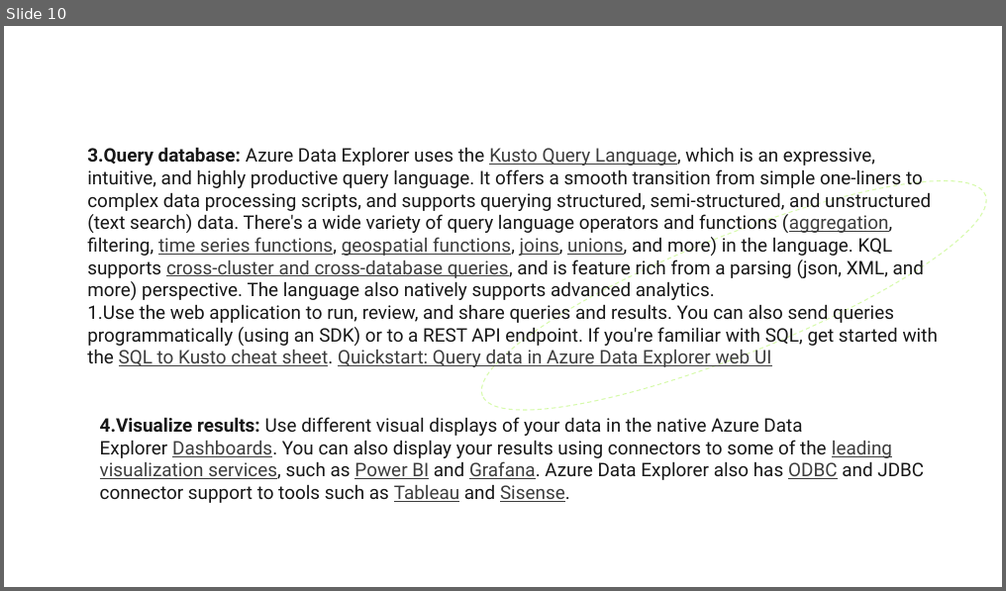
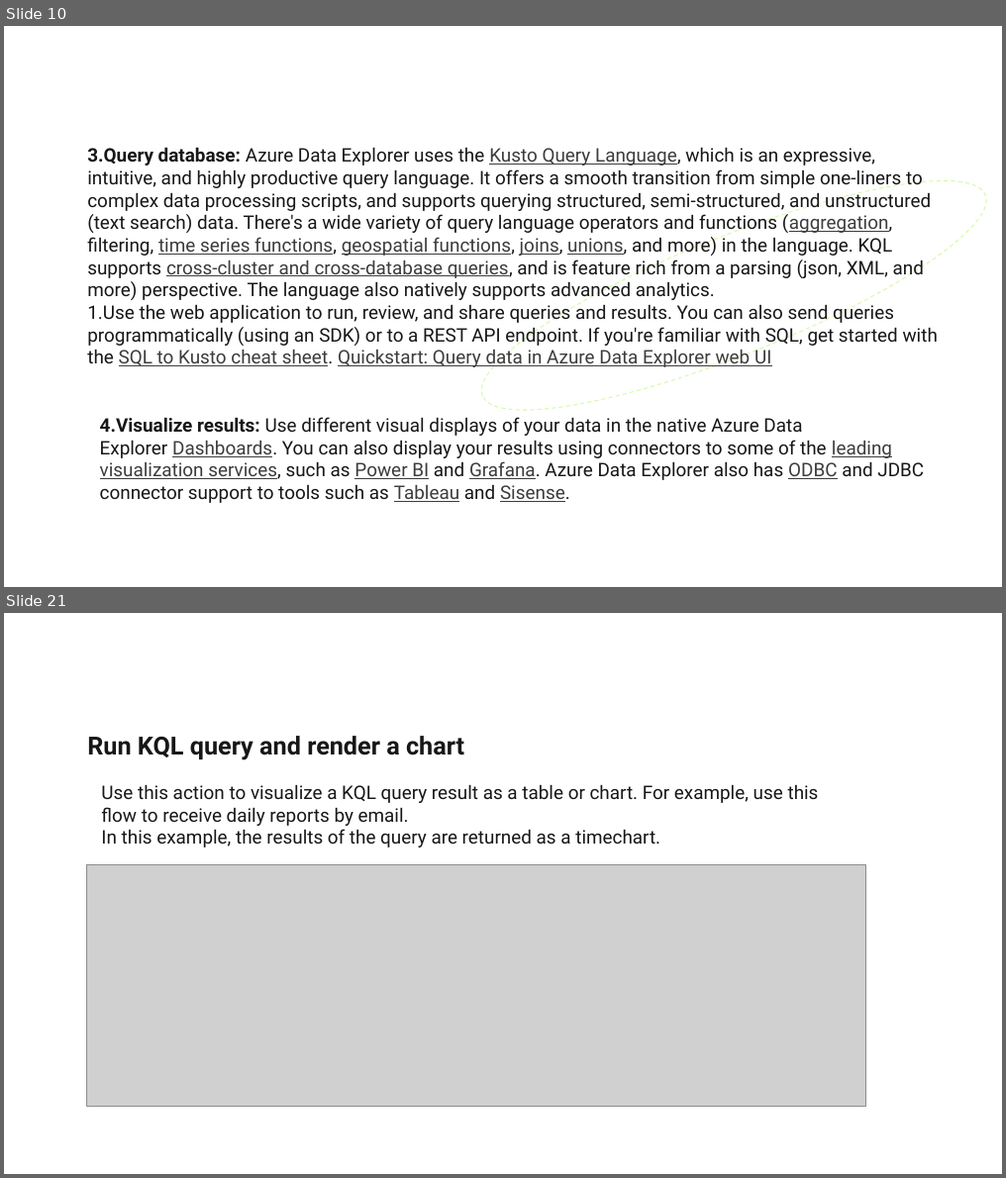
Before and after one commit to Deloitte-Azure-Accelerators/DataExplorer, a slide deck: Azure Data Explorer.pptx. Shown one above the other, each under a label of ours: slide 10 before the commit, slides 10 and 21 after it; the slides between them are not shown. The pictures are 1006x591 and 1006x1178 pixels, drawn with LibreOffice and Linux fonts; fonts in the diff are those of the drawing; grey boxes stand for pictures; background and template pictures are left out. Boxes give left, top, right and bottom in pixels: in the first picture for what was removed or moved away, otherwise in the second. Text is boxed around its words. In the diff, an @@ line names an element or a change of style, - is before the commit and + after.

```diff
--- a/Azure Data Explorer.pptx
+++ b/Azure Data Explorer.pptx
@@ slide 21 added at [4,613,1002,1174], background #FFFFFF; not listed: 1 template element that a slide beside it also shows @@
@@ text added at [87,736,464,761], 24 pt, text #171717, bold @@
+Run KQL query and render a chart
@@ text added at [101,784,819,848], 18 pt, text #171717 @@
+Use this action to visualize a KQL query result as a table or chart. For example, use this flow to receive daily reports by email.
+In this example, the results of the query are returned as a timechart.
@@ picture added at [87,865,866,1106] @@
```
Also in this commit, not shown: 10 other slides added.
